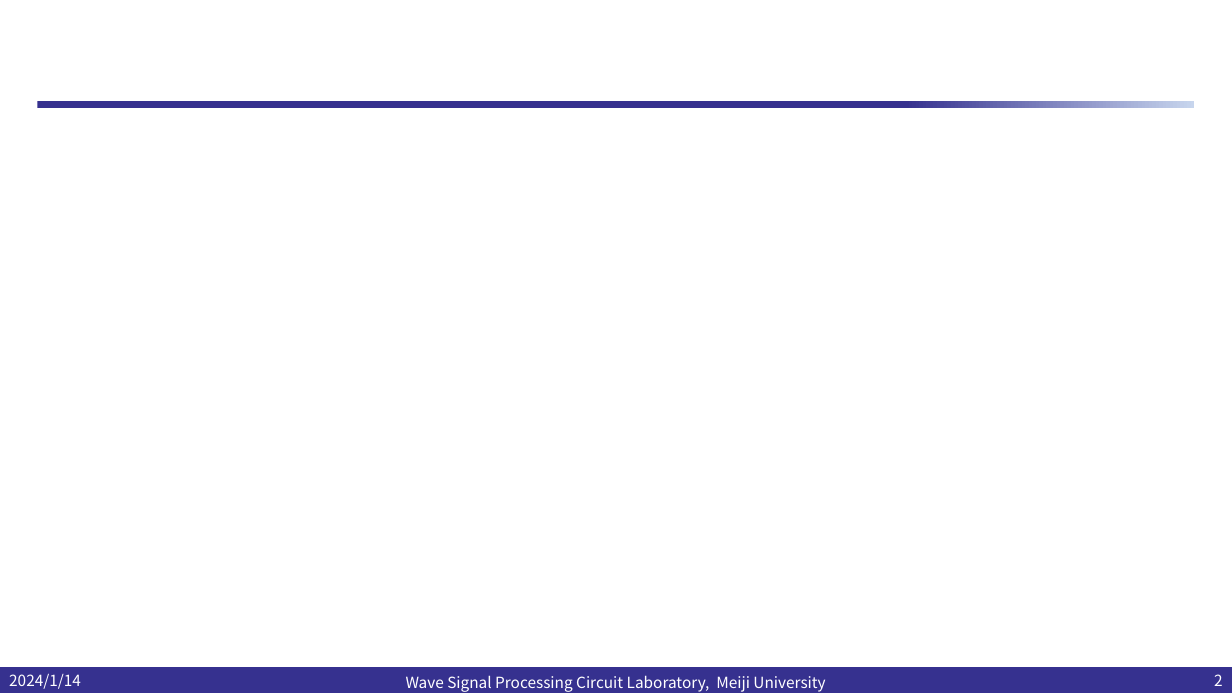
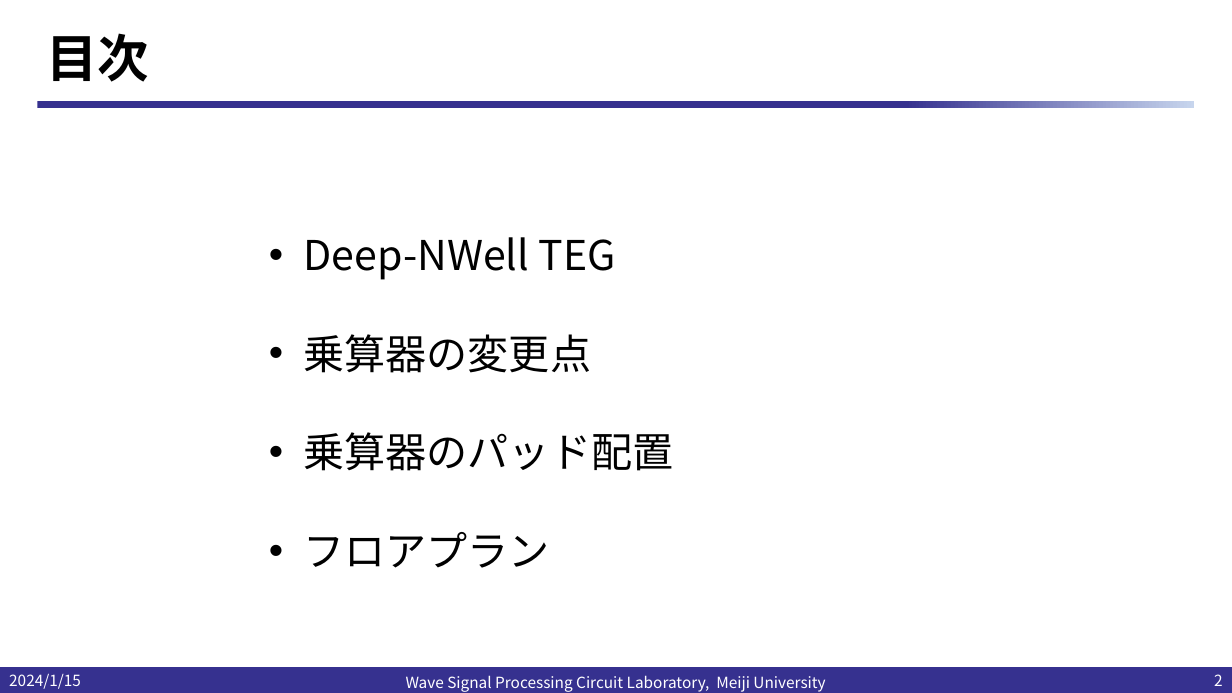
Before and after one commit to kjm-desktop10400/reserch, a slide deck: slide 2 of folded_gilbert/試作/20240115/集積回路設計ミーティング.pptx. Drawn at 1232x693 pixels with LibreOffice and Linux fonts; fonts in the diff are those of the drawing; background and template pictures are left out. Boxes give left, top, right and bottom in pixels: in the first picture for what was removed or moved away, otherwise in the second. Text is boxed around its words. In the diff, an @@ line names an element or a change of style, - is before the commit and + after.

```diff
--- a/folded_gilbert/試作/20240115/集積回路設計ミーティング.pptx
+++ b/folded_gilbert/試作/20240115/集積回路設計ミーティング.pptx
@@ title added at [47, 33, 150, 82], 40 pt, text #000000, bold @@
+目次
@@ text added at [304, 237, 674, 568], 32 pt, text #000000 @@
+• Deep-NWell TEG
+• 乗算器の変更点
+• 乗算器のパッド配置
+• フロアプラン
@@ text at [9, 673, 81, 689]: text changed @@
-2024/1/14
+2024/1/15
```
Also in this commit, not shown: 1 other slide changed, 6 slides added, 13 other files.
